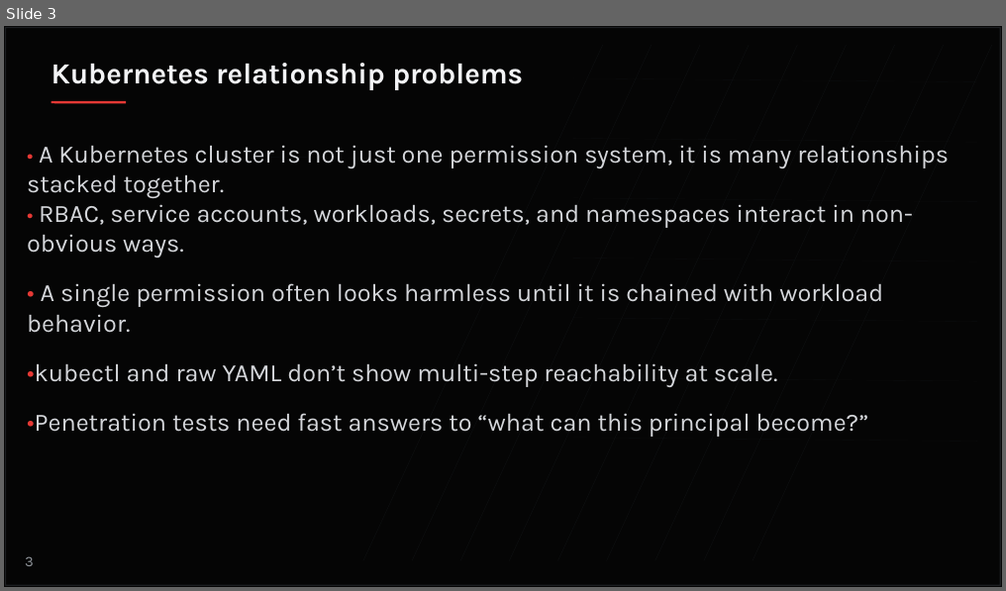
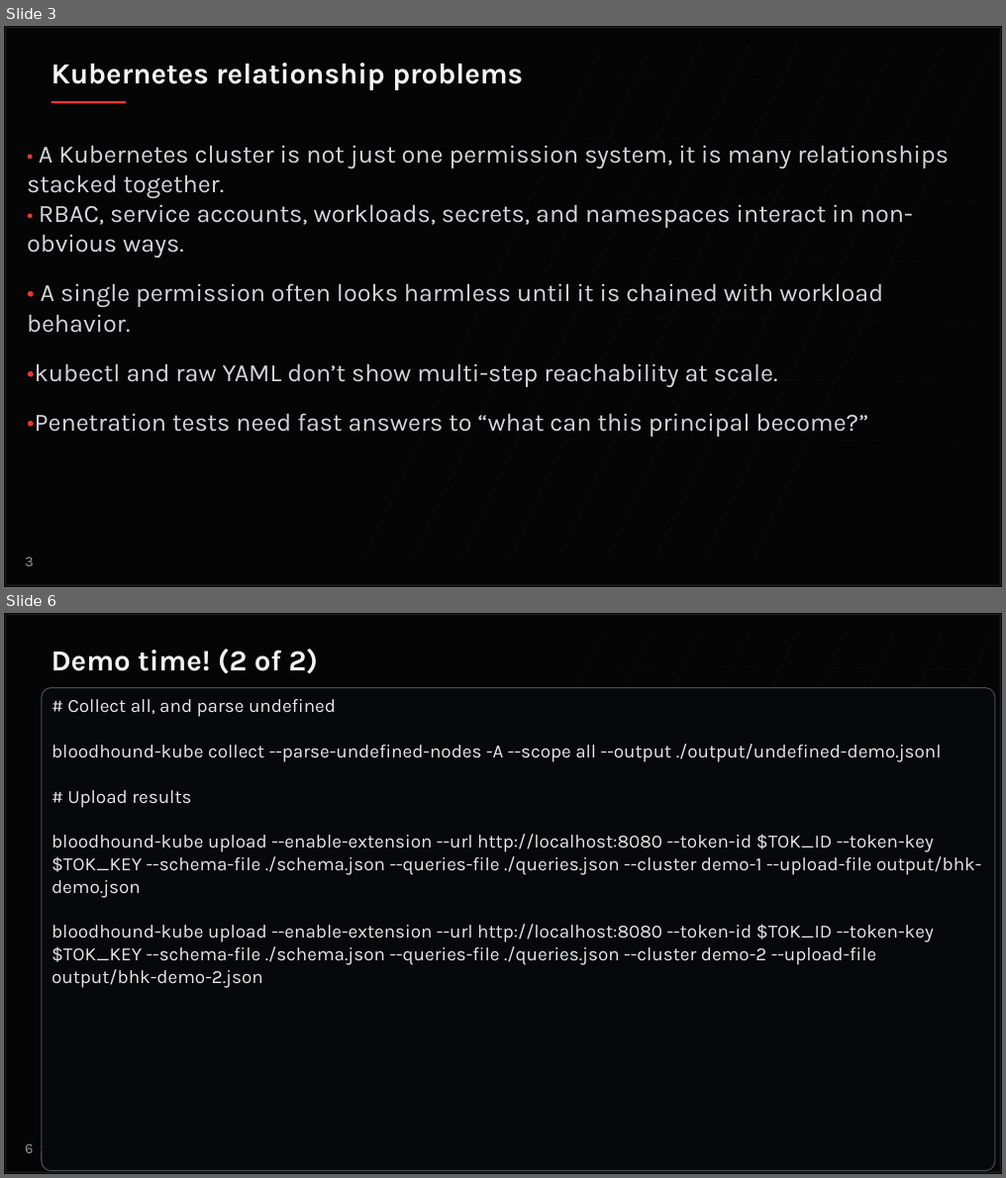
Before and after one commit to HackinAhab/talks, a slide deck: wwhf26/Bloodhound-Kube-v1.pptx. Shown one above the other, each under a label of ours: slide 3 before the commit, slides 3 and 6 after it; the slides between them are not shown. The pictures are 1006x591 and 1006x1178 pixels, drawn with LibreOffice and Linux fonts; fonts in the diff are those of the drawing. Boxes give left, top, right and bottom in pixels: in the first picture for what was removed or moved away, otherwise in the second. Text is boxed around its words. In the diff, an @@ line names an element or a change of style, - is before the commit and + after.

Commit message:
Update PPTX, and demo scripts/config

```diff
--- a/wwhf26/Bloodhound-Kube-v1.pptx
+++ b/wwhf26/Bloodhound-Kube-v1.pptx
@@ slide 6 added at box(4, 613, 1002, 1174), background #050505 @@
@@ rectangle added at box(6, 615, 1000, 1173), outline #1E2024 1.2 pt @@
@@ line added from (603, 632) to (363, 1149), #22262A 0.5 pt @@
@@ line added from (651, 632) to (412, 1149), #22262A 0.5 pt @@
@@ line added from (700, 632) to (460, 1149), #22262A 0.5 pt @@
@@ line added from (748, 632) to (509, 1149), #22262A 0.5 pt @@
@@ line added from (798, 632) to (558, 1149), #22262A 0.5 pt @@
@@ line added from (846, 632) to (607, 1149), #22262A 0.5 pt @@
@@ line added from (895, 632) to (655, 1149), #22262A 0.5 pt @@
@@ line added from (944, 632) to (704, 1149), #22262A 0.5 pt @@
@@ line added from (992, 632) to (752, 1149), #22262A 0.5 pt @@
@@ text added at box(52, 649, 318, 674), 28 pt, text #F2F3F5, bold @@
+Demo time! (2 of 2)
@@ line added from (573, 665) to (977, 669), #22262A 0.35 pt @@
@@ rounded rectangle added at box(42, 688, 995, 1171), fill #070809, outline #555A60 1 pt, 18 pt, text #E7E7E7 @@
+# Collect all, and parse undefined
+bloodhound-kube collect --parse-undefined-nodes -A --scope all --output ./output/undefined-demo.jsonl
+# Upload results
+bloodhound-kube upload --enable-extension --url http://localhost:8080 --token-id $TOK_ID --token-key $TOK_KEY --schema-file ./schema.json --queries-file ./queries.json --cluster demo-1 --upload-file output/bhk-demo.json
+bloodhound-kube upload --enable-extension --url http://localhost:8080 --token-id $TOK_ID --token-key $TOK_KEY --schema-file ./schema.json --queries-file ./queries.json --cluster demo-2 --upload-file output/bhk-demo-2.json
@@ text added at box(25, 1144, 33, 1154), 14 pt, text #8F949A @@
+6
```
Also in this commit, not shown: 6 slides changed, 1 other slide added, 1 slide removed, 3 other files.
